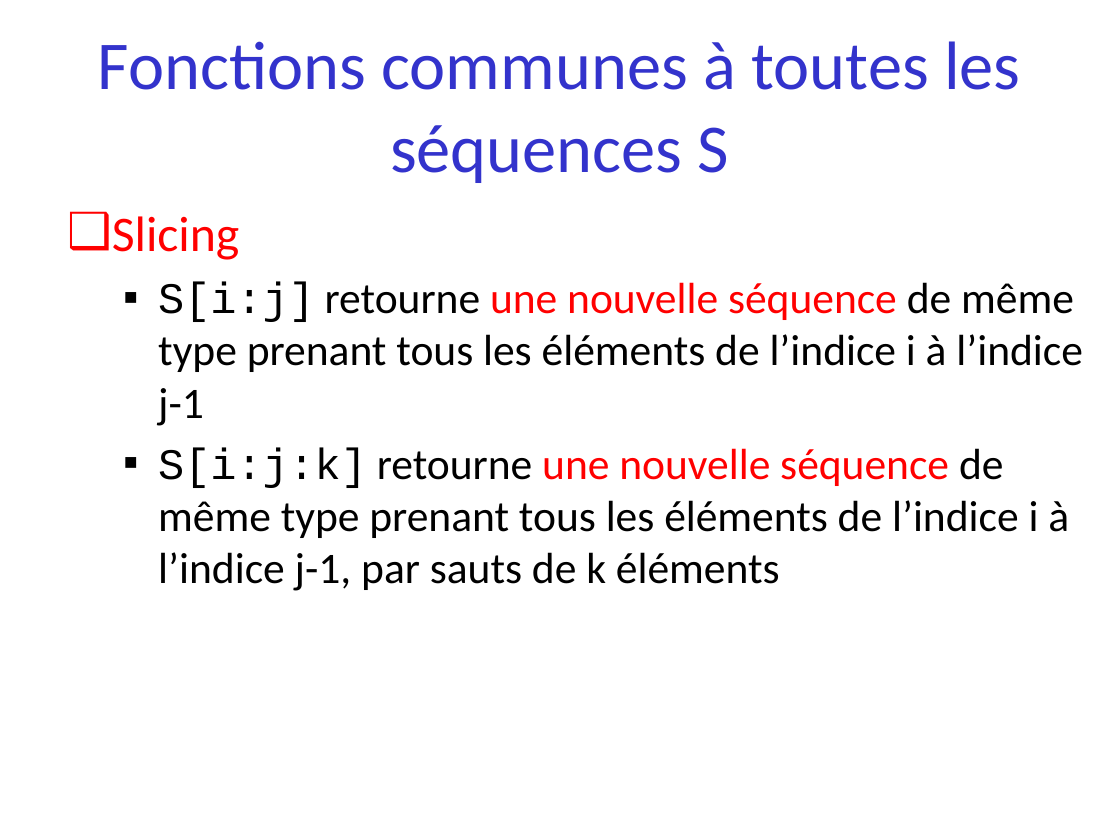
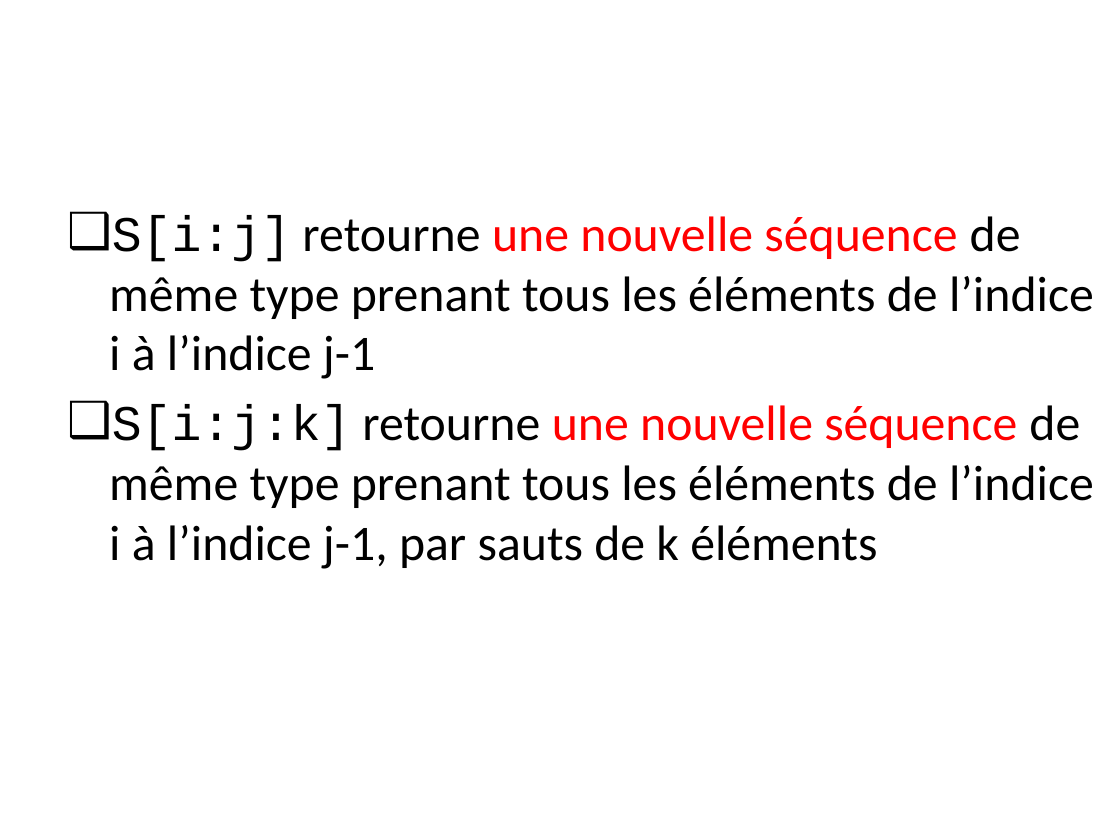
Before and after one commit to parmentelat/flotpython-archive, a slide deck: slide 1 of semaine2/semaine2-3.pptx (slide 6 before the commit). Drawn at 1120x840 pixels with LibreOffice and Linux fonts; fonts in the diff are those of the drawing. Boxes give left, top, right and bottom in pixels: in the first picture for what was removed or moved away, otherwise in the second. Text is boxed around its words. In the diff, an @@ line names an element or a change of style, - is before the commit and + after.

Commit message:
-added the slides to explain slicing -fixed typos -updated SUM

```diff
--- a/semaine2/semaine2-3.pptx
+++ b/semaine2/semaine2-3.pptx
@@ title removed at (98,41,1020,183) @@
-Fonctions communes à toutes les séquences S
@@ text "S[i:j] retourne une nouvelle séquence ..." at (109,215,1094,569): size 28 to 32 pt; bullet ▪ to ❑; list level 2 to 1 in "S[i:j] retourne une nouvelle séquence ..."; list level 2 to 1 in "S[i:j:k] retourne une nouvelle séquence ..." @@
@@ text at (112,216,240,260): paragraph removed @@
-❑ Slicing
```
Also in this commit, not shown: 3 slides added, 6 slides removed, 11 other files.
